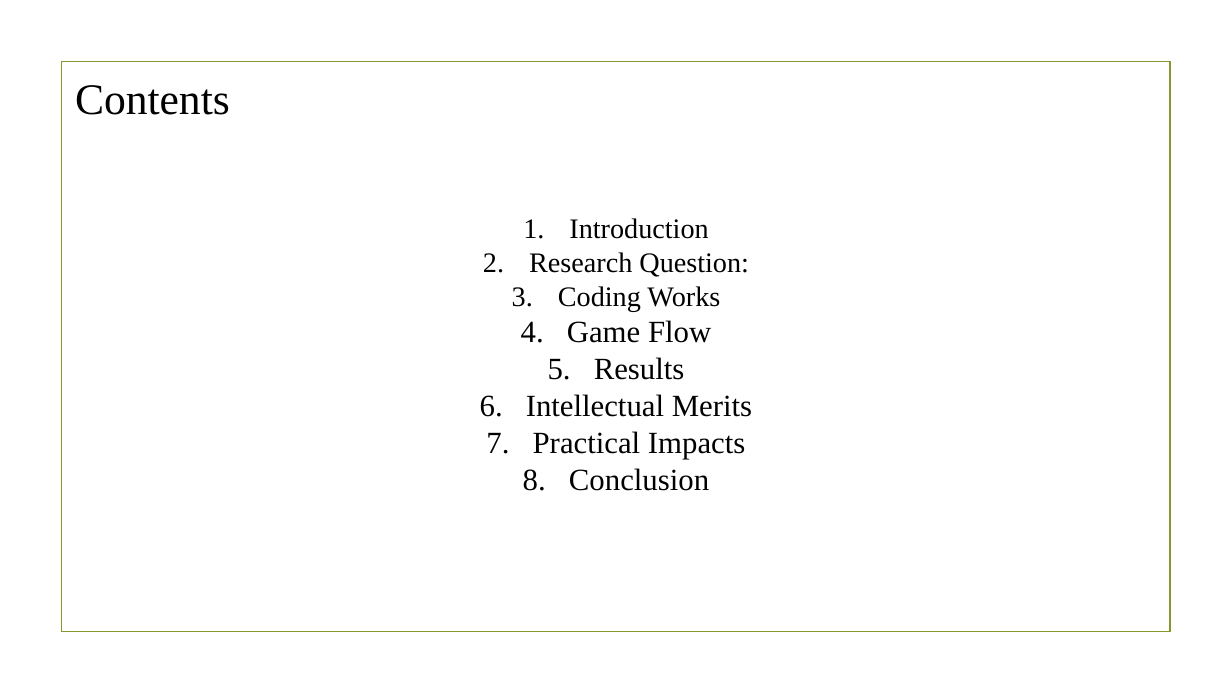
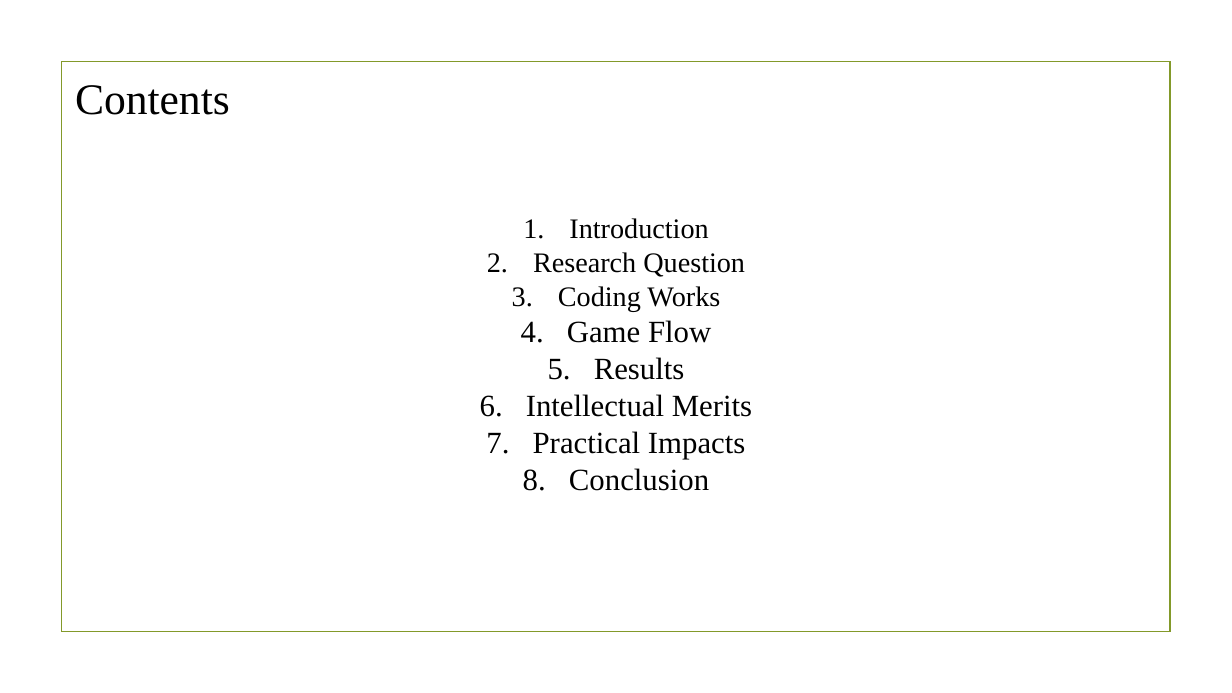
Before and after one commit to Rising-Stars-by-Sunshine/CS-ECON206_Yiwei_Liang_Final_Project, a slide deck: slide 2 of spotlight/presentation.pptx. Drawn at 1232x693 pixels with LibreOffice and Linux fonts; fonts in the diff are those of the drawing; background and template pictures are left out. Boxes give left, top, right and bottom in pixels: in the first picture for what was removed or moved away, otherwise in the second. Text is boxed around its words. In the diff, an @@ line names an element or a change of style, - is before the commit and + after.

```diff
--- a/spotlight/presentation.pptx
+++ b/spotlight/presentation.pptx
@@ text at [533, 252, 745, 277]: text changed @@
-2. Research Question:
+2. Research Question
```
Also in this commit, not shown: 3 other slides changed.
